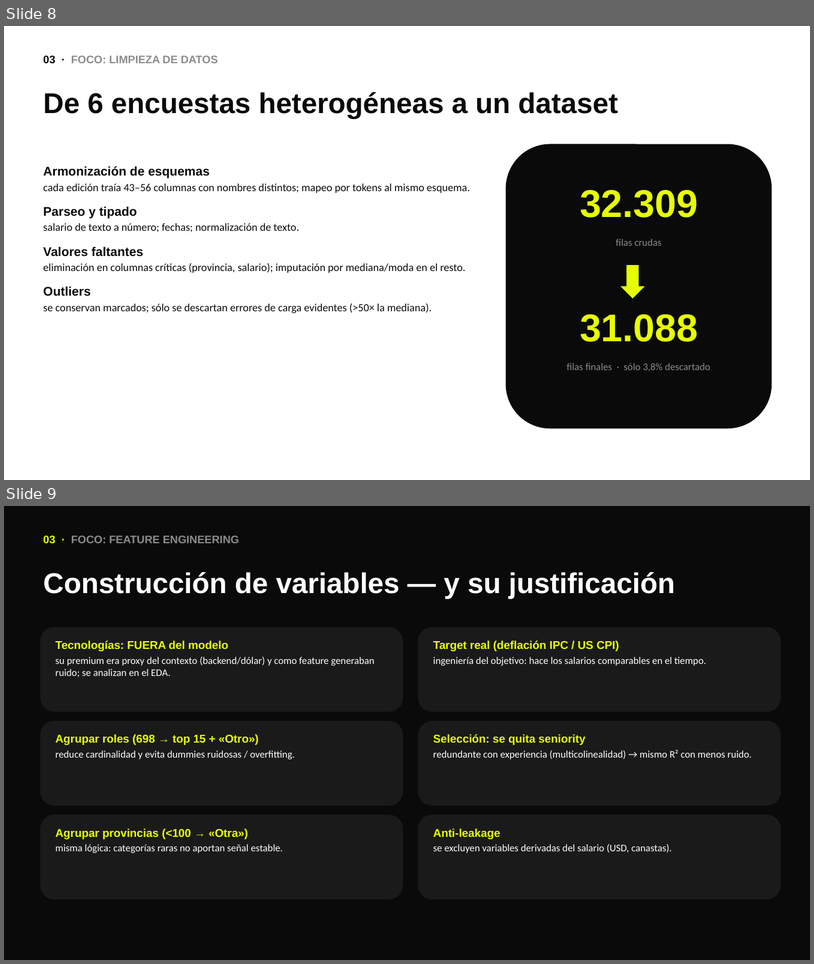
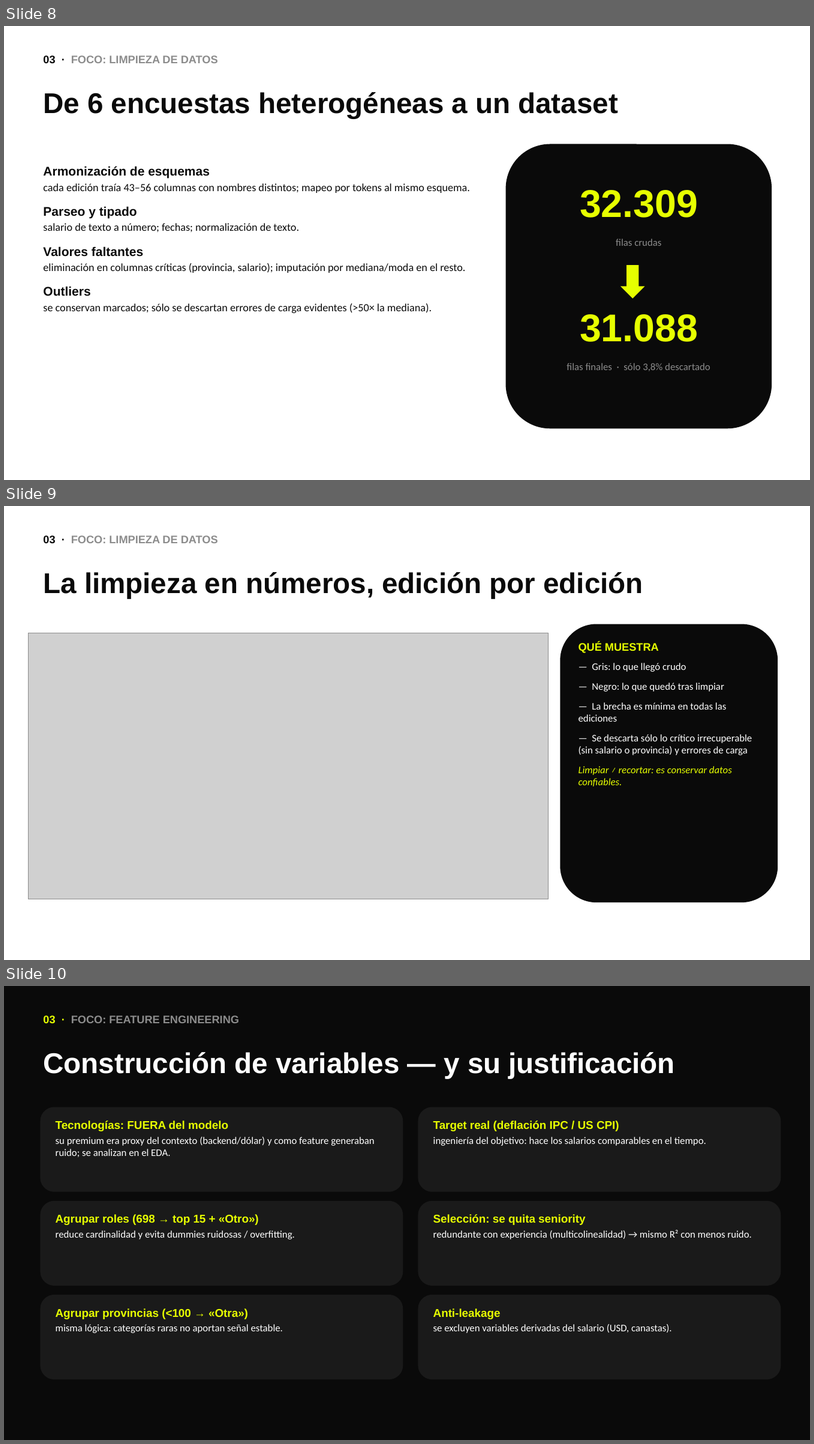
Before and after one commit to fbmassi/tpo-sueldos, a slide deck: presentacion/defensa_oral.pptx. Shown one above the other, each under a label of ours: slides 8 and 9 before the commit, slides 8, 9 and 10 after it. The pictures are 814x964 and 814x1444 pixels, drawn with LibreOffice and Linux fonts; fonts in the diff are those of the drawing; grey boxes stand for pictures. Boxes give left, top, right and bottom in pixels: in the first picture for what was removed or moved away, otherwise in the second. Text is boxed around its words. In the diff, an @@ line names an element or a change of style, - is before the commit and + after.

```diff
--- a/presentacion/defensa_oral.pptx
+++ b/presentacion/defensa_oral.pptx
@@ slide 9 added at bbox=[4, 506, 810, 960], background #FFFFFF @@
@@ text added at bbox=[43, 535, 218, 543], 13 pt, text #8C8C8C, bold @@
+03 · FOCO: LIMPIEZA DE DATOS
@@ text added at bbox=[43, 572, 644, 598], 34 pt, text #0A0A0A, bold @@
+La limpieza en números, edición por edición
@@ rounded rectangle added at bbox=[561, 624, 779, 902], fill #0A0A0A @@
@@ picture added at bbox=[28, 633, 548, 899] @@
@@ text added at bbox=[579, 642, 752, 786], 12 pt, text #FFFFFF @@
+QUÉ MUESTRA
+— Gris: lo que llegó crudo
+— Negro: lo que quedó tras limpiar
+— La brecha es mínima en todas las ediciones
+— Se descarta sólo lo crítico irrecuperable (sin salario o provincia) y errores de carga
+Limpiar ≠ recortar: es conservar datos confiables.
@@ what was slide 9 is now slide 10 @@
```
Also in this commit, not shown: 2 other slides added, 5 other files.
